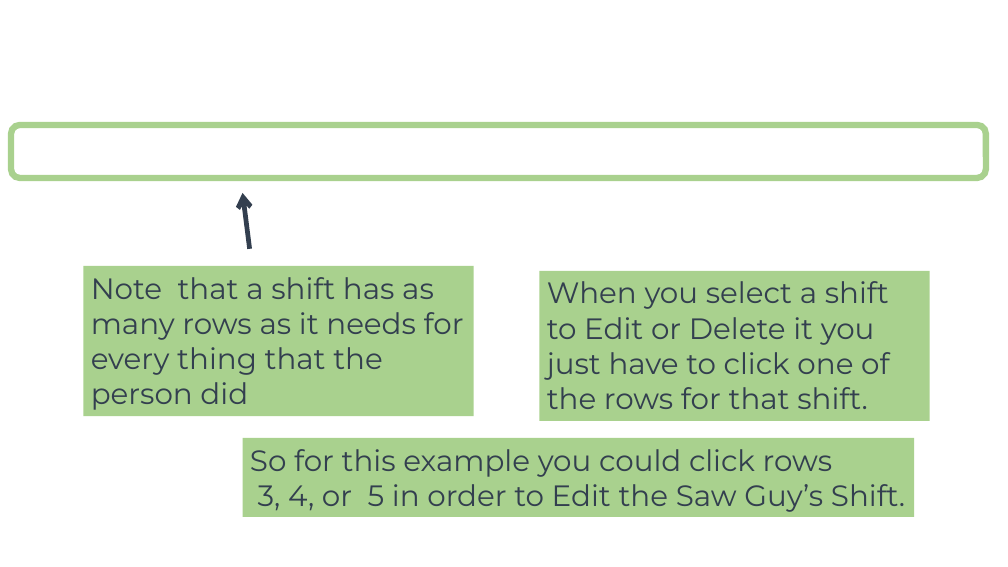
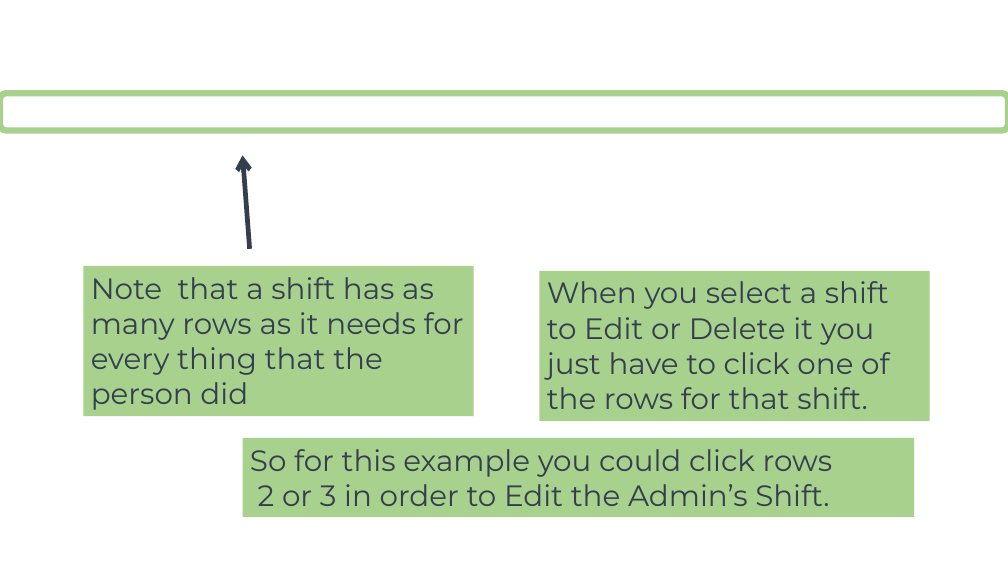
Before and after one commit to joshuawootonn/time-track, a slide deck: slide 16 of Instructions/Admin Presentation.pptx (slide 17 before the commit). Drawn at 1008x567 pixels with LibreOffice and Linux fonts; fonts in the diff are those of the drawing; background and template pictures are left out. Boxes give left, top, right and bottom in pixels: in the first picture for what was removed or moved away, otherwise in the second. Text is boxed around its words. In the diff, an @@ line names an element or a change of style, - is before the commit and + after.

Commit message:
Update clean_database.sql, Update admin presentation, update so styling

```diff
--- a/Instructions/Admin Presentation.pptx
+++ b/Instructions/Admin Presentation.pptx
@@ rounded rectangle resized from (x1=11, y1=125, x2=987, y2=178) to (x1=0, y1=93, x2=1008, y2=130) @@
@@ arrow moved from (250, 249) - (243, 193) to (250, 249) - (243, 156) @@
@@ text in rectangle at (x1=258, y1=484, x2=829, y2=506): text changed @@
-3, 4, or 5 in order to Edit the Saw Guy’s Shift.
+2 or 3 in order to Edit the Admin’s Shift.
```
Also in this commit, not shown: 11 other slides changed, 1 slide removed, 7 other files.
